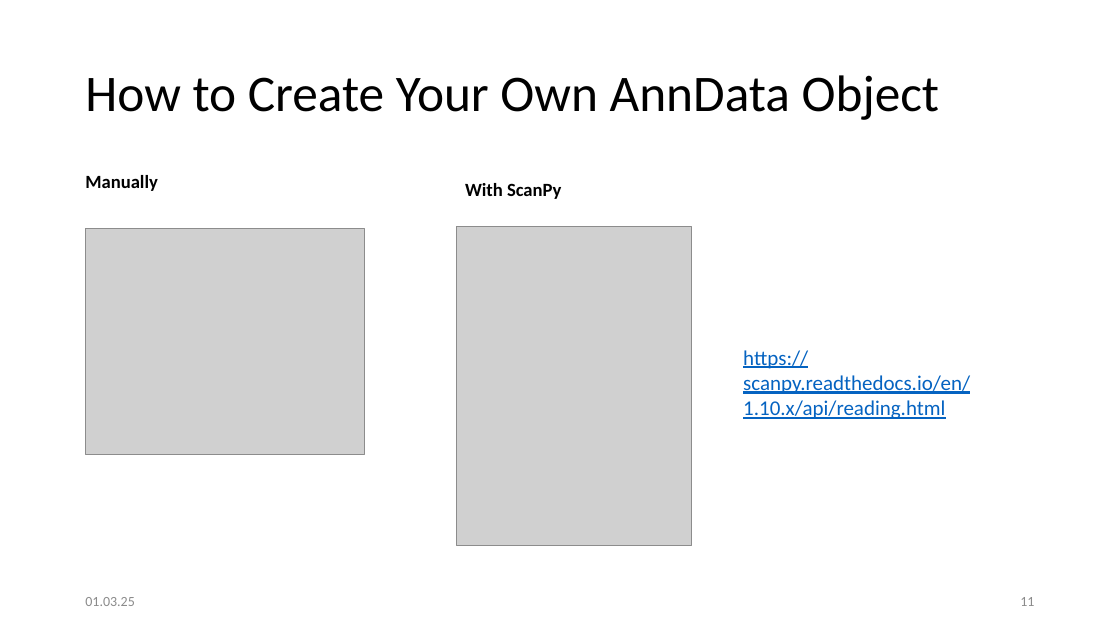
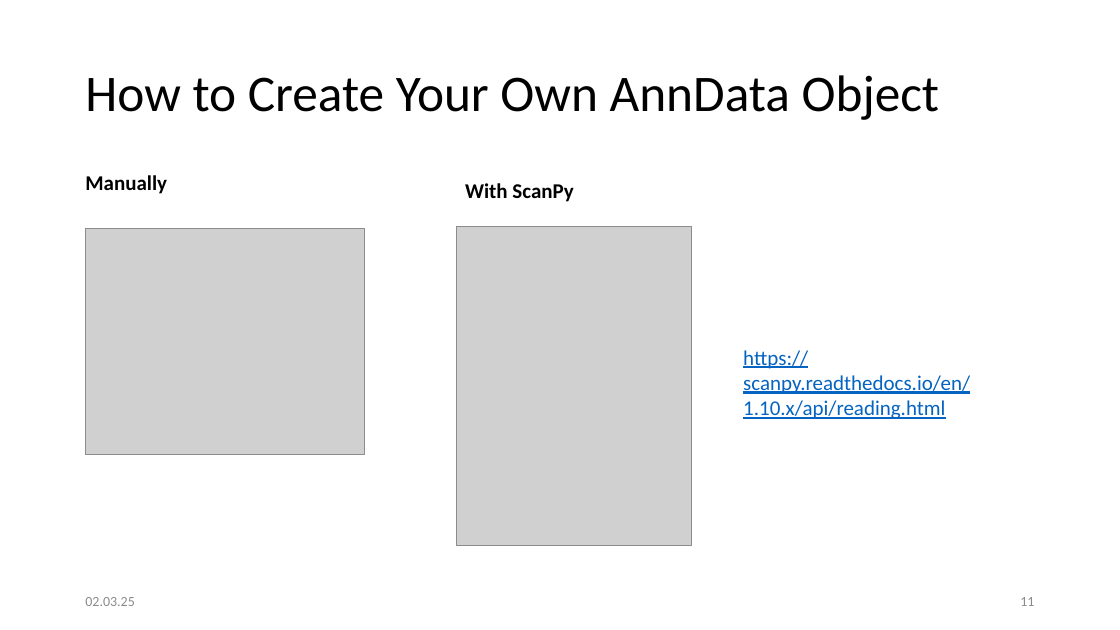
Before and after one commit to penelopenelope/ebi_mofa_workshop_precision_medicine, a slide deck: slide 12 of presentation.pptx. Drawn at 1120x630 pixels with LibreOffice and Linux fonts; fonts in the diff are those of the drawing; grey boxes stand for pictures. Boxes give left, top, right and bottom in pixels: in the first picture for what was removed or moved away, otherwise in the second. Text is boxed around its words. In the diff, an @@ line names an element or a change of style, - is before the commit and + after.

```diff
--- a/presentation.pptx
+++ b/presentation.pptx
@@ text "Manually" at (85,175,167,194): size 16 to 18 pt @@
@@ text "With ScanPy" at (465,183,573,202): size 16 to 18 pt @@
@@ text at (85,597,135,606): text changed @@
-01.03.25
+02.03.25
```
Also in this commit, not shown: 30 other slides changed, 2 slides added, 2 slides removed.
